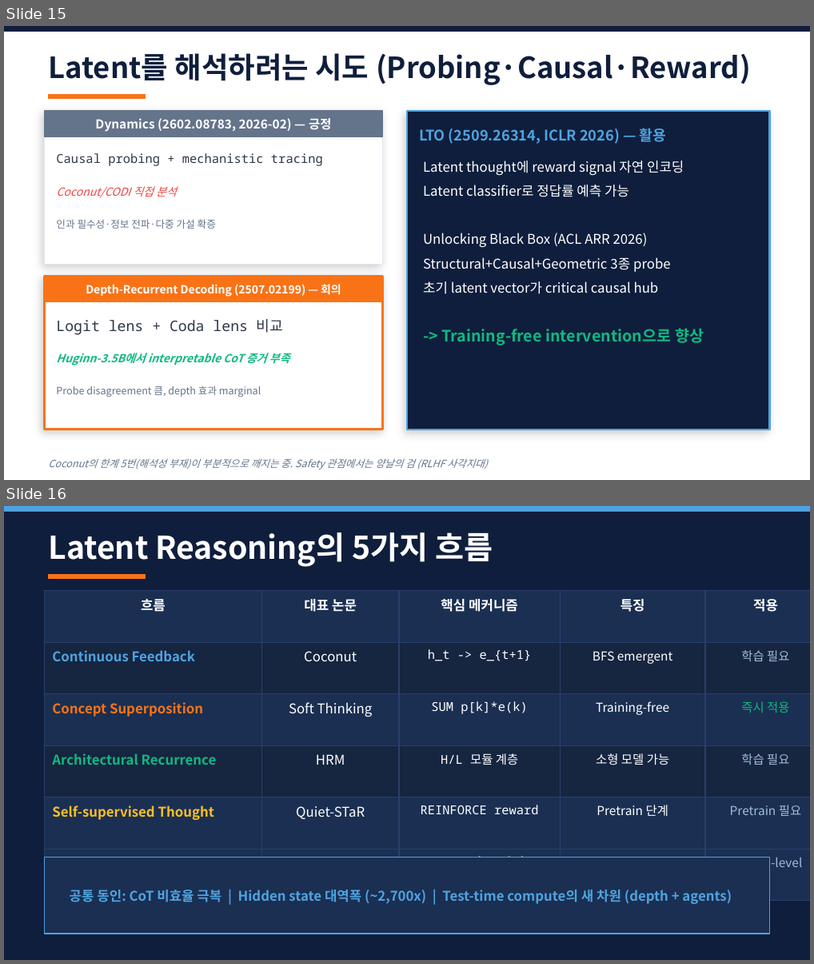
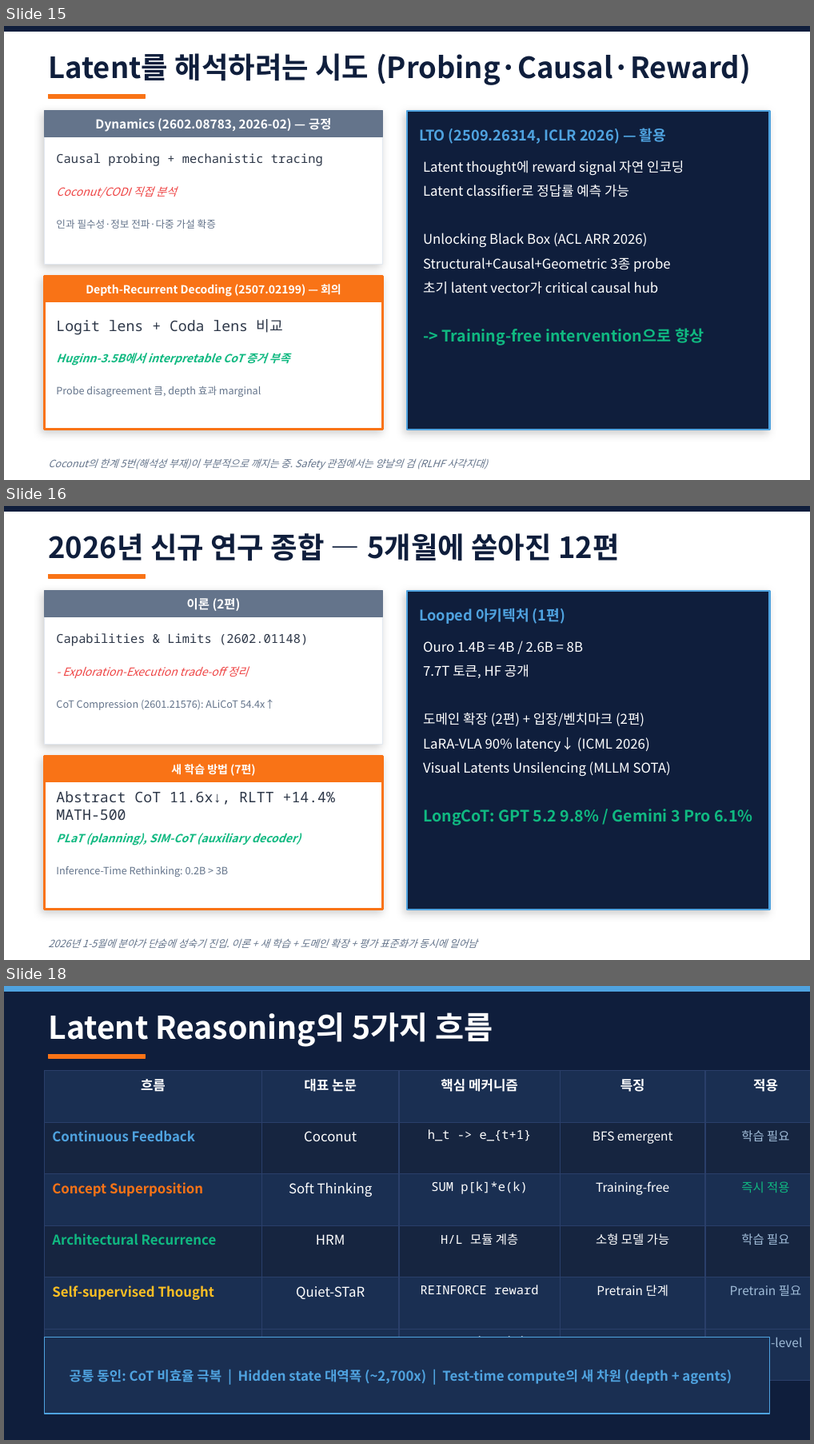
Before and after one commit to you-genie/auto_research, a slide deck: 2026-05-08-latent-reasoning/latent-reasoning-presentation.pptx. Shown one above the other, each under a label of ours: slides 15 and 16 before the commit, slides 15, 16 and 18 after it; the slides between them are not shown. The pictures are 814x964 and 814x1444 pixels, drawn with LibreOffice and Linux fonts; fonts in the diff are those of the drawing. Boxes give left, top, right and bottom in pixels: in the first picture for what was removed or moved away, otherwise in the second. Text is boxed around its words. In the diff, an @@ line names an element or a change of style, - is before the commit and + after.

```diff
--- a/2026-05-08-latent-reasoning/latent-reasoning-presentation.pptx
+++ b/2026-05-08-latent-reasoning/latent-reasoning-presentation.pptx
@@ slide 16 added at [4, 506, 810, 960], background #FFFFFF @@
@@ rectangle added at [4, 506, 810, 511], fill #0F1E3C, outline #0F1E3C 1 pt @@
@@ text added at [48, 533, 619, 561], 26 pt, text #0F1E3C, bold @@
+2026년 신규 연구 종합 — 5개월에 쏟아진 12편
@@ rectangle added at [48, 575, 145, 578], fill #F97316, outline #F97316 1 pt @@
@@ rectangle added at [44, 591, 383, 744], fill #FFFFFF, outline #E2E8F0 1 pt @@
@@ rectangle added at [44, 591, 383, 616], fill #64748B, outline #64748B 1 pt @@
@@ text added at [187, 598, 241, 611], 11 pt, text #FFFFFF, bold @@
+이론 (2편)
@@ rectangle added at [407, 591, 770, 909], fill #0F1E3C, outline #4FA3E0 1.5 pt @@
@@ text added at [419, 608, 566, 624], 13 pt, text #4FA3E0, bold @@
+Looped 아키텍처 (1편)
@@ text added at [56, 633, 308, 646], 11 pt, text #2D3748 @@
+Capabilities & Limits (2602.01148)
@@ text added at [423, 641, 583, 652], 12 pt, text #FFFFFF @@
+Ouro 1.4B = 4B / 2.6B = 8B
@@ text added at [62, 666, 249, 678], 10 pt, text #EF4444, italic @@
+- Exploration-Execution trade-off 정리
@@ text added at [423, 664, 530, 678], 12 pt, text #FFFFFF @@
+7.7T 토큰, HF 공개
@@ text added at [56, 699, 275, 710], 9 pt, text #64748B @@
+CoT Compression (2601.21576): ALiCoT 54.4x↑
@@ text added at [423, 712, 645, 726], 12 pt, text #FFFFFF @@
+도메인 확장 (2편) + 입장/벤치마크 (2편)
@@ text added at [423, 737, 650, 752], 12 pt, text #FFFFFF @@
+LaRA-VLA 90% latency↓ (ICML 2026)
@@ rectangle added at [44, 756, 383, 909], fill #FFFFFF, outline #F97316 2 pt @@
@@ rectangle added at [44, 756, 383, 782], fill #F97316, outline #F97316 1 pt @@
@@ text added at [171, 764, 256, 776], 10 pt, text #FFFFFF, bold @@
+새 학습 방법 (7편)
@@ text added at [423, 761, 671, 776], 12 pt, text #FFFFFF @@
+Visual Latents Unsilencing (MLLM SOTA)
@@ text added at [56, 791, 335, 820], 13 pt, text #2D3748 @@
+Abstract CoT 11.6x↓, RLTT +14.4% MATH-500
@@ text added at [423, 808, 753, 825], 14 pt, text #10B981, bold @@
+LongCoT: GPT 5.2 9.8% / Gemini 3 Pro 6.1%
@@ text added at [56, 832, 301, 845], 10 pt, text #10B981, bold, italic @@
+PLaT (planning), SIM-CoT (auxiliary decoder)
@@ text added at [56, 866, 228, 876], 9 pt, text #64748B @@
+Inference-Time Rethinking: 0.2B > 3B
@@ text added at [48, 938, 478, 948], 9 pt, text #64748B, italic @@
+2026년 1-5월에 분야가 단숨에 성숙기 진입. 이론 + 새 학습 + 도메인 확장 + 평가 표준화가 동시에 일어남
@@ what was slide 16 is now slide 18 @@
```
Also in this commit, not shown: 1 other slide added, 2 other files.
